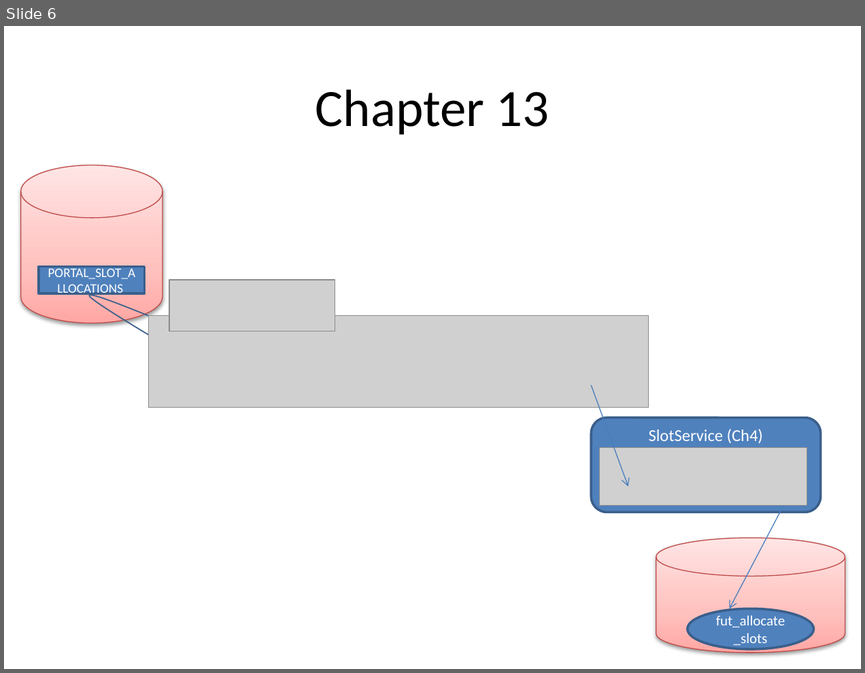
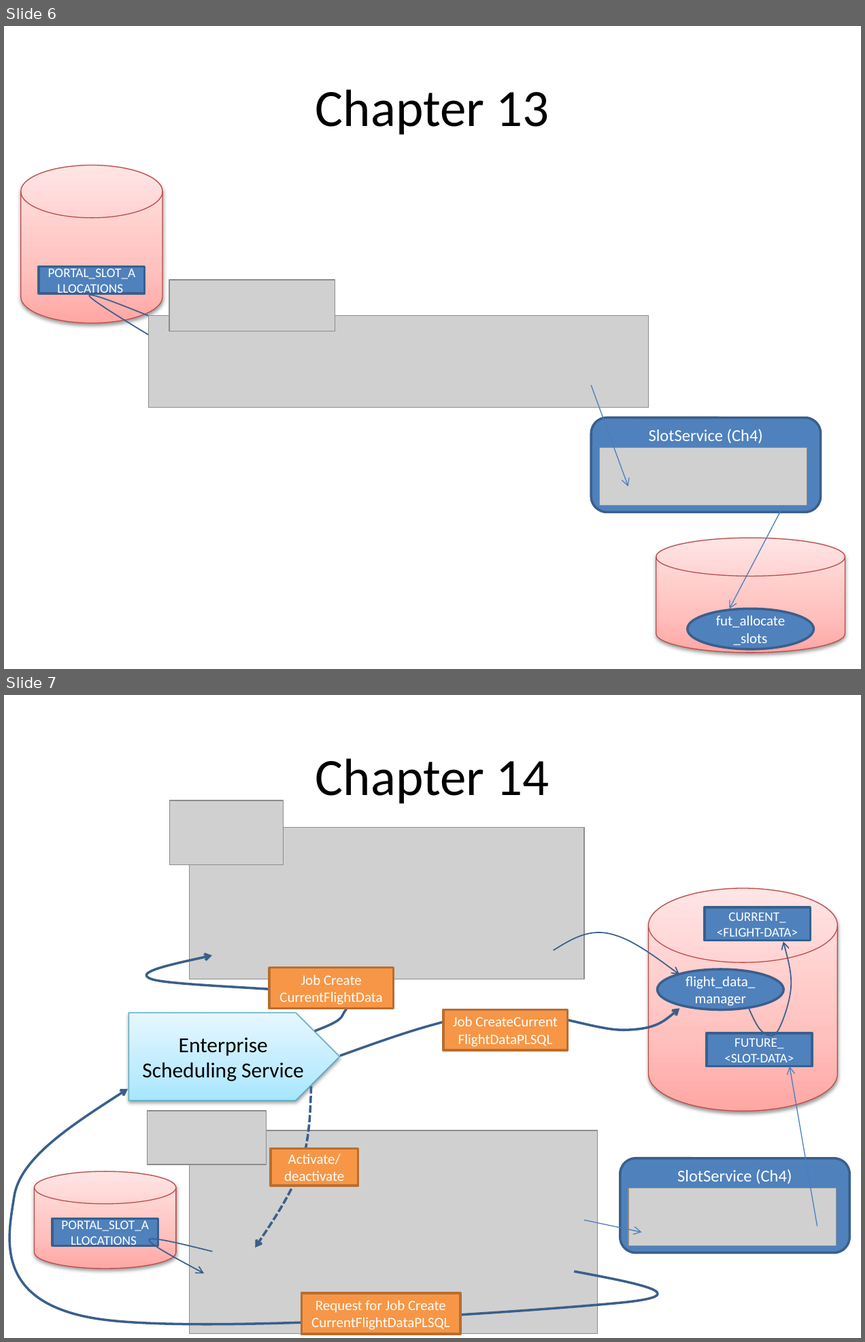
Before and after one commit to lucasjellema/soasuitehandbook, a slide deck: ChapterOverviews_picturesOfService.pptx. Shown one above the other, each under a label of ours: slide 6 before the commit, slides 6 and 7 after it. The pictures are 865x673 and 865x1342 pixels, drawn with LibreOffice and Linux fonts; fonts in the diff are those of the drawing; grey boxes stand for pictures. Boxes give left, top, right and bottom in pixels: in the first picture for what was removed or moved away, otherwise in the second. Text is boxed around its words. In the diff, an @@ line names an element or a change of style, - is before the commit and + after.

Commit message:
Chapter 14 added to the overview

```diff
--- a/ChapterOverviews_picturesOfService.pptx
+++ b/ChapterOverviews_picturesOfService.pptx
@@ slide 7 added at (4, 695, 861, 1338), background #FFFFFF @@
@@ title added at (315, 758, 549, 804), 44 pt, text #000000 @@
+Chapter 14
@@ picture added at (169, 800, 283, 864) @@
@@ picture added at (190, 828, 584, 979) @@
@@ cylinder added at (649, 888, 837, 1110), fill gradient #FFA6A5 to #FFC0BF to #FFE7E7, outline #BF4C48 0.75 pt @@
@@ freeform shape added at (551, 919, 680, 996), outline #3A5F8C 1 pt @@
@@ rectangle added at (704, 907, 809, 940), fill #4F81BD, outline #3A5F8C 2 pt, 11 pt, text #FFFFFF @@
+CURRENT_
+<FLIGHT-DATA>
@@ freeform shape added at (147, 955, 349, 1031), outline #3A5F8C 2 pt @@
@@ freeform shape added at (749, 942, 791, 1036), outline #3A5F8C 1 pt @@
@@ rectangle added at (269, 968, 393, 1008), fill #F79646, outline #B76F34 2 pt, 12 pt, text #FFFFFF @@
+Job Create CurrentFlightData
@@ ellipse added at (657, 969, 783, 1009), fill #4F81BD, outline #3A5F8C 2 pt, 12 pt, text #FFFFFF @@
+flight_data_manager
@@ pentagon arrow added at (129, 1013, 340, 1100), fill gradient #A7E6FF to #C1EDFF to #E7F8FF, outline #46AAC5 0.75 pt, 18 pt, text #000000 @@
+Enterprise Scheduling Service
@@ freeform shape added at (340, 1008, 679, 1055), outline #3A5F8C 2 pt @@
@@ rectangle added at (443, 1009, 568, 1050), fill #F79646, outline #B76F34 2 pt, 12 pt, text #FFFFFF @@
+Job CreateCurrent
+FlightDataPLSQL
@@ rectangle added at (706, 1034, 812, 1066), fill #4F81BD, outline #3A5F8C 2 pt, 11 pt, text #FFFFFF @@
+FUTURE_
+<SLOT-DATA>
@@ arrow added from (817, 1225) to (789, 1066), #4B7EBC 0.75 pt @@
@@ freeform shape added at (10, 1088, 657, 1324), outline #3A5F8C 2 pt @@
@@ freeform shape added at (255, 1086, 311, 1246), outline #3A5F8C 2 pt dashed @@
@@ picture added at (147, 1110, 266, 1164) @@
@@ picture added at (190, 1130, 598, 1334) @@
@@ rectangle added at (271, 1149, 358, 1185), fill #F79646, outline #B76F34 2 pt, 12 pt, text #FFFFFF @@
+Activate/
+deactivate
@@ rounded rectangle added at (620, 1157, 850, 1252), fill #4F81BD, outline #3A5F8C 2 pt, 14 pt, text #FFFFFF @@
+SlotService (Ch4)
@@ cylinder added at (34, 1172, 175, 1268), fill gradient #FFA6A5 to #FFC0BF to #FFE7E7, outline #BF4C48 0.75 pt @@
@@ picture added at (629, 1187, 836, 1246) @@
@@ rectangle added at (52, 1219, 158, 1245), fill #4F81BD, outline #3A5F8C 2 pt, 11 pt, text #FFFFFF @@
+PORTAL_SLOT_ALLOCATIONS
@@ freeform shape added at (149, 1219, 217, 1276), outline #3A5F8C 1 pt @@
@@ arrow added from (584, 1219) to (641, 1232), #4B7EBC 0.75 pt @@
@@ rectangle added at (301, 1293, 460, 1334), fill #F79646, outline #B76F34 2 pt, 12 pt, text #FFFFFF @@
+Request for Job Create CurrentFlightDataPLSQL
```
